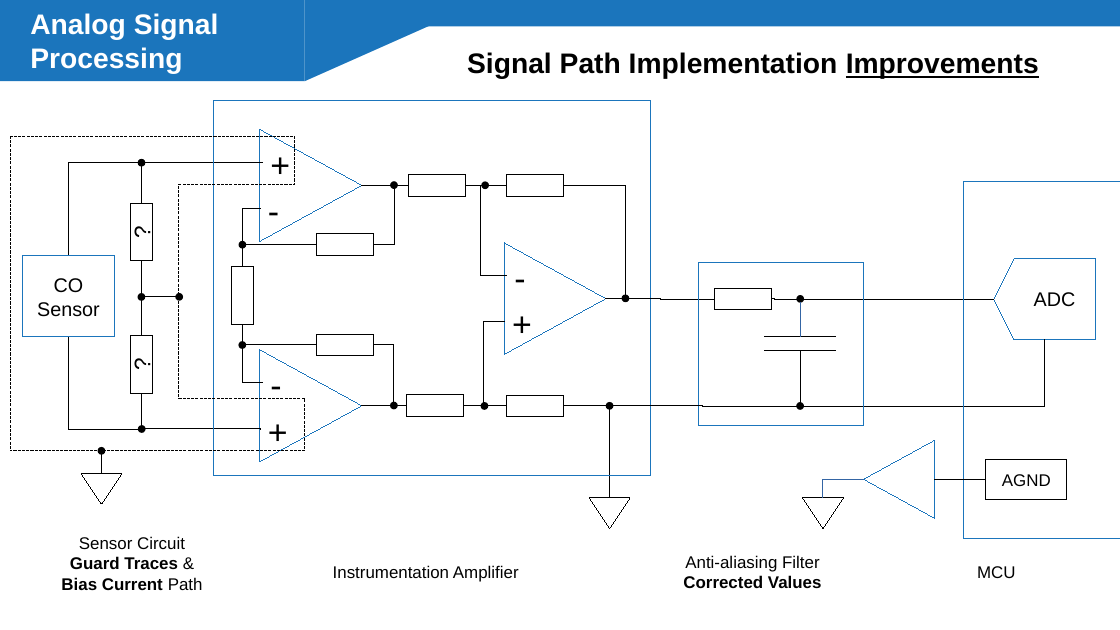
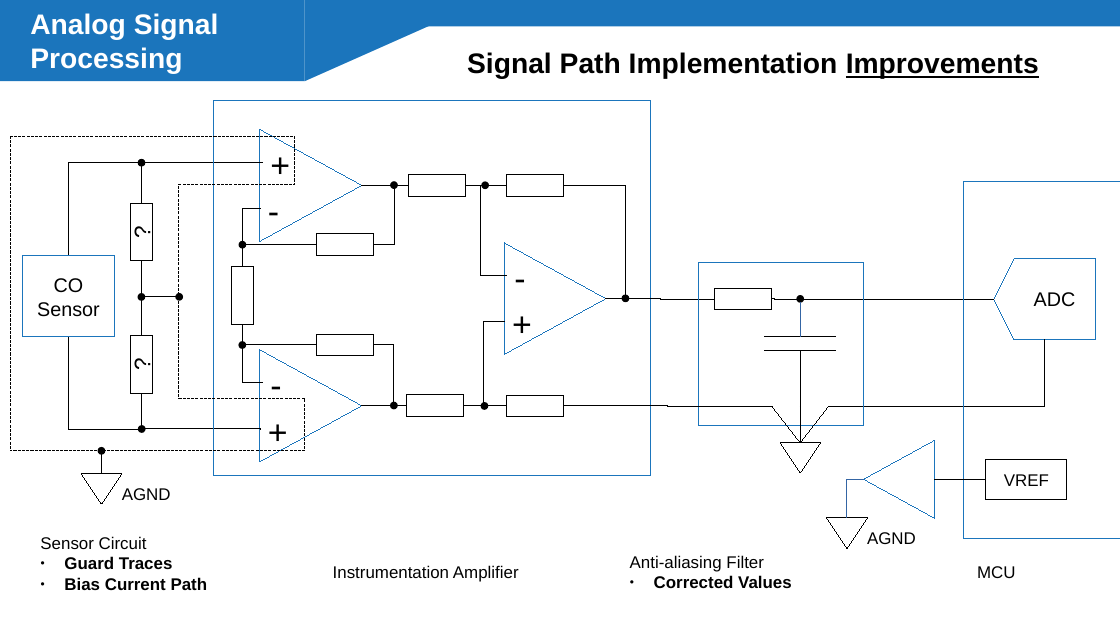
Before and after one commit to g-i-wilson/SEL-presentation, a slide deck: slide 13 of pres.odp. Drawn at 1120x630 pixels with LibreOffice and Linux fonts; fonts in the diff are those of the drawing. Boxes give left, top, right and bottom in pixels: in the first picture for what was removed or moved away, otherwise in the second. Text is boxed around its words. In the diff, an @@ line names an element or a change of style, - is before the commit and + after.

```diff
--- a/pres.odp
+++ b/pres.odp
@@ elbow line moved from (801, 351) - (801, 402) to (801, 351) - (801, 407) @@
@@ elbow line moved from (804, 407) - (1045, 339) to (828, 407) - (1045, 339) @@
@@ elbow line moved from (610, 407) - (797, 407) to (564, 407) - (772, 407) @@
@@ elbow line removed from (564, 407) to (610, 498) @@
@@ ellipse removed at (606,402,614,411) @@
@@ line added from (772, 407) to (801, 442), #000000 0 pt @@
@@ ellipse: place and size @@
-ellipse at (797,402,805,411)
+ellipse at (800,407,800,407)
@@ ellipse at (800,407,800,407): mirrored @@
@@ line added from (801, 407) to (801, 442), #000000 0 pt @@
@@ line added from (828, 407) to (801, 443), #000000 0 pt @@
@@ triangle: place and size @@
-triangle at (589,498,630,528)
+triangle at (781,442,821,473)
@@ ellipse added at (800,442,800,442), fill #000000 @@
@@ rectangle added at (986,459,1067,500), outline #000000 0 pt, 12 pt, text #000000 @@
+VREF
@@ text added at (122,488,171,500), 12 pt, text #000000 @@
+AGND
@@ elbow line moved from (864, 480) - (823, 498) to (864, 480) - (848, 518) @@
@@ text "Sensor Circuit": place and size @@
-text "Sensor Circuit" at (61,536,203,590)
+text "Sensor Circuit" at (40,536,208,590)
@@ text at (40,536,147,549): alignment centre to left @@
@@ text "Anti-aliasing Filter": place and size @@
-text "Anti-aliasing Filter" at (683,555,822,588)
+text "Anti-aliasing Filter" at (630,555,792,588)
@@ text "Anti-aliasing Filter" at (630,555,792,588): alignment centre to left; bullet none to ● @@
@@ triangle: place and size @@
-triangle at (803,498,844,528)
+triangle at (827,518,868,549)
@@ text "AGND": place and size @@
-text "AGND" at (986,459,1067,500)
+text "AGND" at (867,532,916,544)
@@ text "AGND" at (867,532,916,544): outline #000000 0 pt to none @@
@@ text at (64,556,208,590): text changed @@
-Guard Traces & Bias Current Path
+● Guard Traces
+● Bias Current Path
```
Also in this commit, not shown: 4 slides added, 3 other files.
